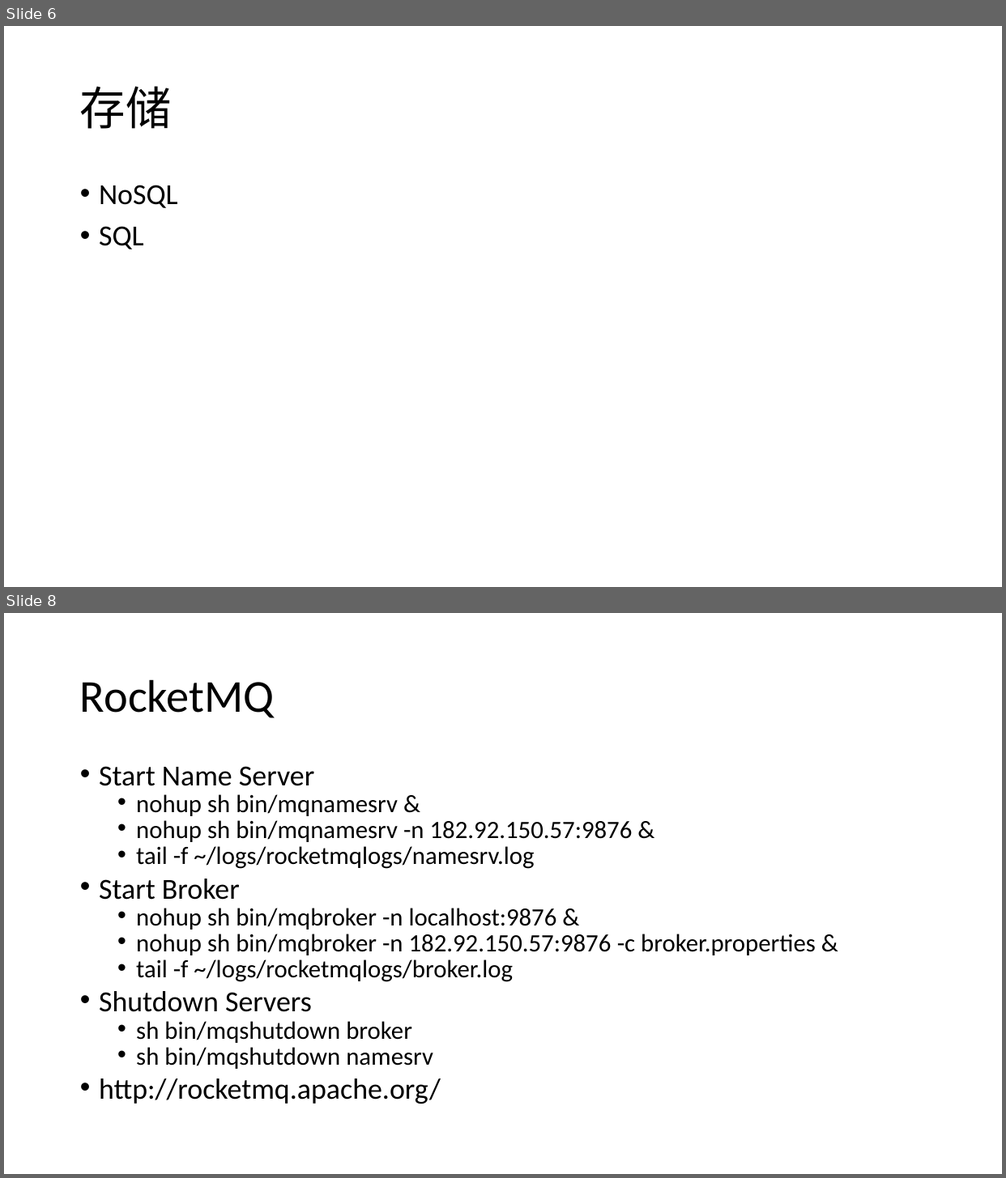
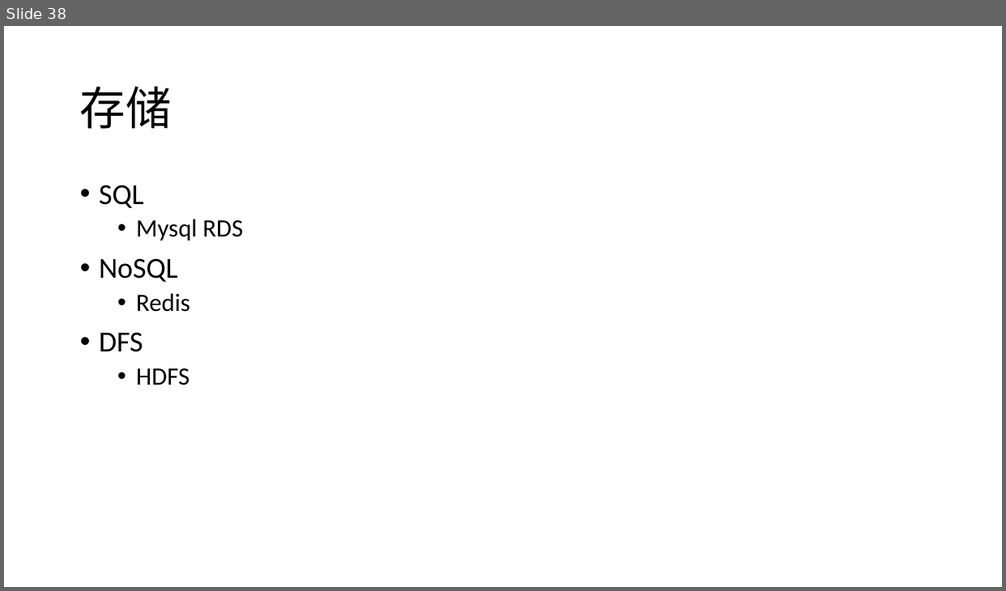
Before and after one commit to 1303575952/ExchangeAgg, a slide deck: doc/Coin.pptx. Shown one above the other, each under a label of ours: slides 6 and 8 before the commit, slide 38 after it; the slides between them are not shown. The pictures are 1006x1178 and 1006x591 pixels, drawn with LibreOffice and Linux fonts; fonts in the diff are those of the drawing. Boxes give left, top, right and bottom in pixels: in the first picture for what was removed or moved away, otherwise in the second. Text is boxed around its words. In the diff, an @@ line names an element or a change of style, - is before the commit and + after.

```diff
--- a/doc/Coin.pptx
+++ b/doc/Coin.pptx
@@ slide 8 removed at (4,613,1002,1174), background #FFFFFF @@
@@ title removed at (80,679,275,718) @@
-RocketMQ
@@ text removed at (99,766,816,1104) @@
-• Start Name Server
-  • nohup sh bin/mqnamesrv &
-  • nohup sh bin/mqnamesrv -n 182.92.150.57:9876 &
-  • tail -f ~/logs/rocketmqlogs/namesrv.log
-• Start Broker
-  • nohup sh bin/mqbroker -n localhost:9876 &
-  • nohup sh bin/mqbroker -n 182.92.150.57:9876 -c broker.properties &
-  • tail -f ~/logs/rocketmqlogs/broker.log
-• Shutdown Servers
-  • sh bin/mqshutdown broker
-  • sh bin/mqshutdown namesrv
-• http://rocketmq.apache.org/
@@ what was slide 6 is now slide 38 @@
@@ slide 38 changed as well @@
@@ text at (99,185,243,241): paragraphs added @@
+• SQL
+  • Mysql RDS
@@ text at (99,293,190,386): text changed; size 28 to 24 pt @@
-• SQL
+  • Redis
+• DFS
+  • HDFS
```
Also in this commit, not shown: 6 other slides changed, 57 slides added, 21 other slides removed, 1 other file.
